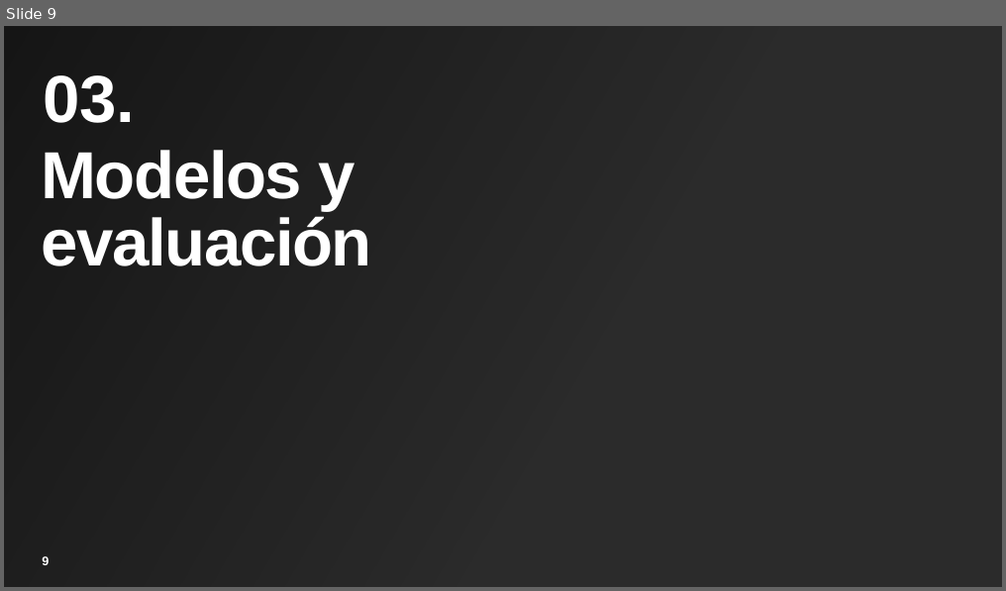
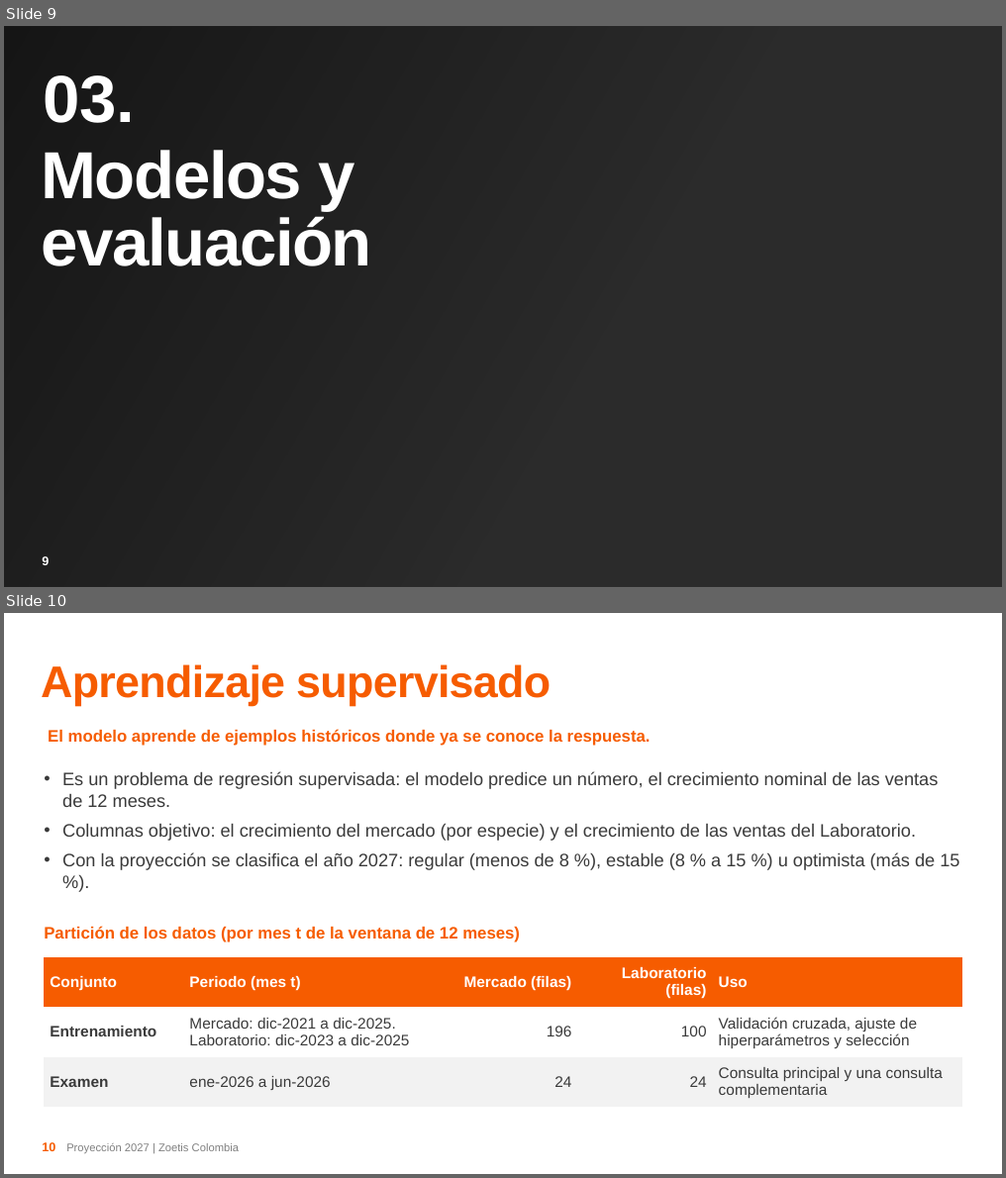
Before and after one commit to jkcuellarc-del/MercadoFarma, a slide deck: presentacion/Sustentacion_Proyeccion_2027_Zoetis_Colombia.pptx. Shown one above the other, each under a label of ours: slide 9 before the commit, slides 9 and 10 after it. The pictures are 1006x591 and 1006x1178 pixels, drawn with LibreOffice and Linux fonts; fonts in the diff are those of the drawing; background and template pictures are left out; a plain dark background stands for a picture behind light text. Boxes give left, top, right and bottom in pixels: in the first picture for what was removed or moved away, otherwise in the second. Text is boxed around its words. In the diff, an @@ line names an element or a change of style, - is before the commit and + after.

```diff
--- a/presentacion/Sustentacion_Proyeccion_2027_Zoetis_Colombia.pptx
+++ b/presentacion/Sustentacion_Proyeccion_2027_Zoetis_Colombia.pptx
@@ slide 10 added at bbox=[4, 613, 1002, 1174], background #FFFFFF @@
@@ title added at bbox=[41, 664, 550, 706], 32 pt, text #F65C00, bold @@
+Aprendizaje supervisado
@@ text added at bbox=[48, 729, 650, 746], 12 pt, text #F65C00, bold @@
+El modelo aprende de ejemplos históricos donde ya se conoce la respuesta.
@@ text added at bbox=[62, 771, 959, 870], 13 pt, text #3A3A3A @@
+• Es un problema de regresión supervisada: el modelo predice un número, el crecimiento nominal de las ventas de 12 meses.
+• Columnas objetivo: el crecimiento del mercado (por especie) y el crecimiento de las ventas del Laboratorio.
+• Con la proyección se clasifica el año 2027: regular (menos de 8 %), estable (8 % a 15 %) u optimista (más de 15 %).
@@ text added at bbox=[44, 926, 520, 943], 12 pt, text #F65C00, bold @@
+Partición de los datos (por mes t de la ventana de 12 meses)
@@ table added at bbox=[44, 958, 962, 1107], 3 rows, 5 columns @@
+Conjunto | Periodo (mes t) | Mercado (filas) | Laboratorio (filas) | Uso
+Entrenamiento | Mercado: dic-2021 a dic-2025. Laboratorio: dic-2023 a dic-2025 | 196 | 100 | Validación cruzada, ajuste de hiperparámetros y selección
+Examen | ene-2026 a jun-2026 | 24 | 24 | Consulta principal y una consulta complementaria
@@ page number added at bbox=[42, 1143, 55, 1152], 9 pt, text #F65C00, bold @@
+10
@@ text added at bbox=[66, 1144, 239, 1154], 8 pt, text #808080 @@
+Proyección 2027 | Zoetis Colombia
```
Also in this commit, not shown: 4 slides changed, 1 other slide added, 12 other files.
